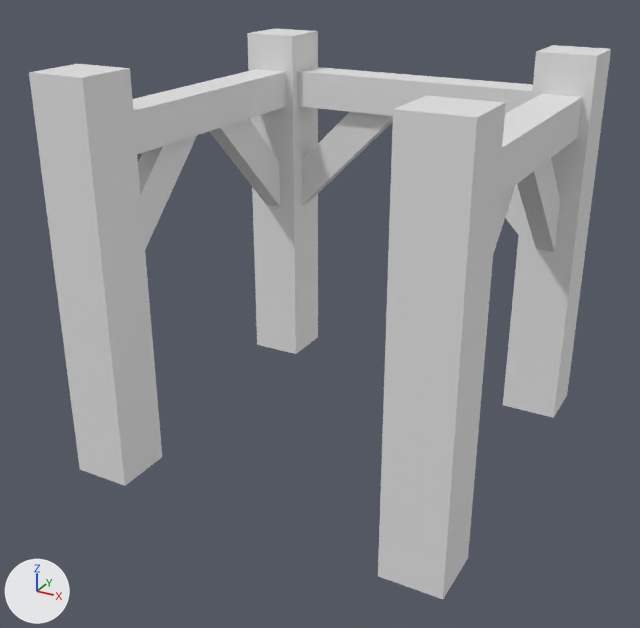
The glTF model Assets/Models/Scenario/wood-structure.glb as it was, and as the next commit left it.
Camera for both pictures: a camera (50 mm lens) standing at (0.978, -1.901, 1.288) and looking at (-0.026, -0.076, 0.376). The axes (+X, +Y, +Z) are drawn at lower left. The lights are the same throughout. The first picture is the older version.

Objects in the first picture: 'wood-structure'.
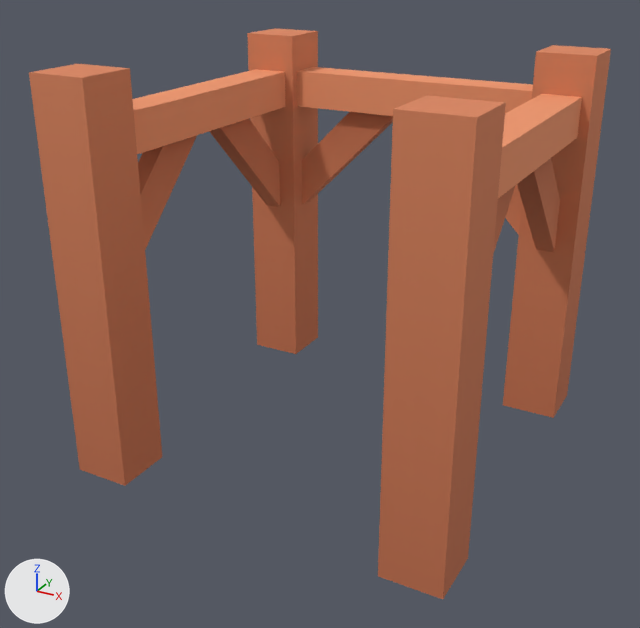
Boxes (x1, y1, x2, y2) around the edits, measured in the pictures (640 x 628 px):
'wood-structure', recoloured (white to brown): (29, 28, 611, 599) in both

What the commit changed:
Picture 'colormap' (img_colormap) is new.
Material 'colormap' (mat_colormap) is new.
Its texture is img_colormap.
Its roughness is 1.0.
me_wood_structure has 104 vertices, 120 faces and spans x -0.5..0.5, y -0.5..0.5, z 0.0..1.0.
me_wood_structure gains material mat_colormap (picture img_colormap).
